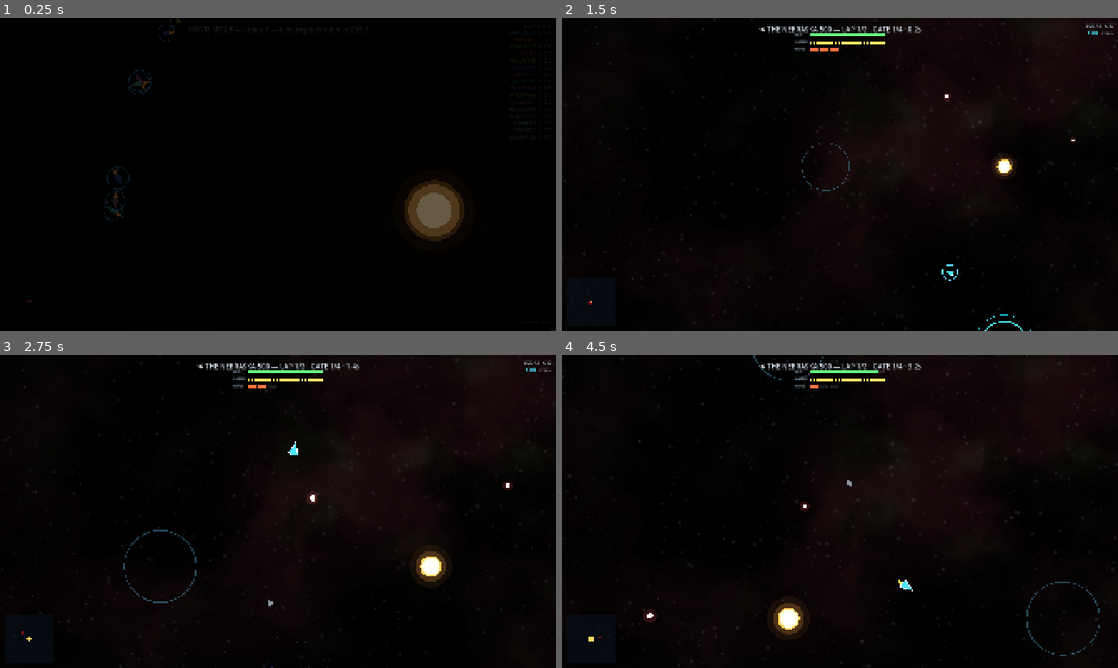
Above: before the commit, frames 1-4 (two rows, left to right).
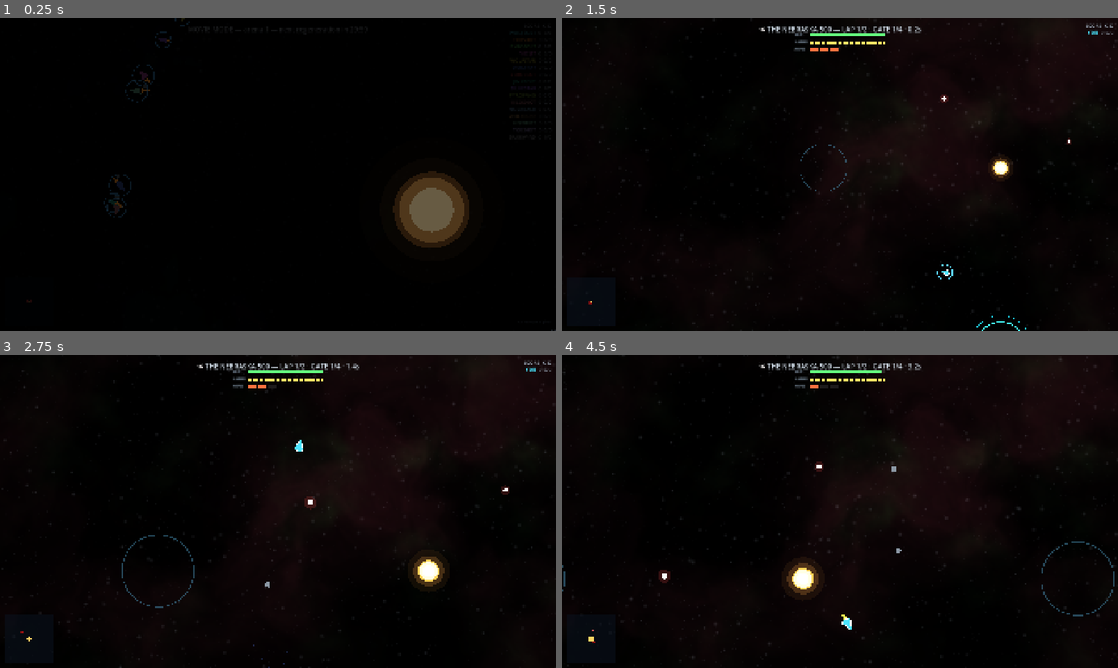
Above: after the commit, the same moments.

Repository: CryptoJones/XSpaceWar-AI
Game: Godot game, scene res://src/ui/main.tscn
The game is run twice, just before and just after one commit, with the same random seed, the same clock (stepped at 60 frames per second) and the same inputs.
Inputs (mouse positions are in pixels of both pictures, inside the frame that each line leads up to):
- Up to frame 1 (0.25 s): no input
- Up to frame 2 (1.5 s): tap Enter at 0.5 s; move the mouse to (962, 158) at 0.52 s; hold D (xsw_turn_right) 0.53-1.25 s; hold Space (xsw_fire) 0.53-1.25 s; click (962, 158) at 0.67 s; click (906, 96) at 1.25 s
- Up to frame 3 (2.75 s): move the mouse to (166, 527) at 2.02 s; hold Down from 2.03 s (still down); tap Shift (xsw_hyper) at 2.1 s
- Up to frame 4 (4.5 s): move the mouse to (895, 442) at 2.77 s; release Down at 2.78 s; hold D (xsw_turn_right) 2.78-3.53 s; hold S (xsw_mine) 2.78-3.53 s; move the mouse to (812, 574) at 3.52 s; hold W (xsw_thrust) 3.53-4.28 s; tap K (xsw_toggle_feed) at 3.6 s; click (812, 574) at 3.67 s; move the mouse to (1006, 558) at 4.27 s; hold A (xsw_turn_left) from 4.28 s (still down); hold B (xsw_toggle_score) from 4.28 s (still down)

The runs differ from the first frame. In frame 1, 2.3% of the frame differs, in the area x 18-85%, y 0-74%; in frame 2, 0.5%; in frame 3, 1.0%; in frame 4, 1.9%.

Commit message:
feat: retune gameplay feel for snappier, more forgiving dogfights
Same honest Newtonian physics (pure 1/r^2 gravity, no drag, conserved
momentum, toroidal wrap, eternal torpedoes) — only SimConfig constants
changed, so host/clients/AI/replays stay bit-for-bit in sync and star
mass still auto-scales off thrust.

- turn 3.4->4.2, thrust 900->1150
- fuel 100->130 (burn 12->11, regen 6->8)
- ammo 24->32 (regen 1.5->1.2s)
- fire cooldown 0.5->0.35s, torpedo 700->900
- respawn 6->4s, hyperspace risk 8%+5% -> 5%+3%
- spawn ring 1100->1250

All suites green: sim 25, combat 13, bot 14, gameplay 65, net 67,
relay 17, audio 10, i18n 38, aim 11, scene smoke.

Diff:
--- a/server/dedicated_main.gd
+++ b/server/dedicated_main.gd
@@ -17,7 +17,7 @@
 ##   --time MIN       match clock, 0=off    --lives N       0=unlimited
 ##   --hazard 0-100   asteroid level        --star 5-100    star size (25=classic)
 ##   --planets 0-12   (default 2)           --map 4000-160000 arena edge
-##   --respawn SEC    1-15 (default 6)      --edges          lethal boundary
+##   --respawn SEC    1-15 (default 4)      --edges          lethal boundary
 ##   --reclaim        TRUSTED servers: rejoining with the same name kicks
 ##                    the old session (ghosts) and inherits its ship/score.
 ##                    Leave OFF for public servers — names are not identity.
@@ -71,7 +71,7 @@
 	session.star_scale = clampf(float(a.get("star", "25")) / 25.0, 0.2, 4.0)
 	session.planet_count = int(a.get("planets", "2"))
 	session.map_size = clampf(float(a.get("map", "40000")), 4000.0, 160000.0)
-	session.respawn_seconds = float(a.get("respawn", "6"))
+	session.respawn_seconds = float(a.get("respawn", "4"))
 	session.lethal_edges = a.has("edges")
 	var mode := GameSession.Mode.TEAM if String(a.get("mode", "ffa")) == "team" else GameSession.Mode.FFA
 	session.start_skirmish(clampi(int(a.get("ships", "12")), 2, 16), mode,
--- a/src/gameplay/game_session.gd
+++ b/src/gameplay/game_session.gd
@@ -42,7 +42,7 @@
 var score_limit := 10              ## 0 = endless
 var time_limit := 0.0              ## seconds; 0 = no clock
 var hazard := 0.3                  ## asteroid slider 0..1 (1 = every 3rd cell)
-var respawn_seconds := 6.0         ## death cooldown (player-configurable)
+var respawn_seconds := 4.0         ## death cooldown (player-configurable)
 var torpedo_lifetime := 0.0        ## seconds before a torpedo fizzles (0 = unlimited)
 var mine_lifetime := 25.0          ## seconds before a mine fizzles (0 = unlimited)
 var mine_arm_seconds := 3.0        ## proximity fuse inert until this age (3..30)
@@ -97,7 +97,7 @@
 	# boundary or 1s respawn from the last match would contaminate it).
 	lethal_edges = false
 	friendly_fire = false
-	respawn_seconds = 6.0
+	respawn_seconds = 4.0
 	score_limit = 0
 	time_limit = 0.0
 	num_ships = _rng.randi_range(6, 16)
--- a/src/sim/sim_config.gd
+++ b/src/sim/sim_config.gd
@@ -20,16 +20,16 @@
 
 # --- Ship ---
 var ship_radius: float = 12.0
-var turn_rate: float = 3.4              ## radians / second
-var thrust_accel: float = 900.0         ## world units / second^2
-var max_fuel: float = 100.0
-var thrust_fuel_per_sec: float = 12.0
-var fuel_regen_per_sec: float = 6.0
-var max_ammo: int = 24
-var ammo_regen_interval: float = 1.5    ## seconds per +1 torpedo
+var turn_rate: float = 4.2              ## radians / second (snappier dogfighting)
+var thrust_accel: float = 1150.0        ## world units / second^2 (heroic, not hopeless)
+var max_fuel: float = 130.0
+var thrust_fuel_per_sec: float = 11.0
+var fuel_regen_per_sec: float = 8.0
+var max_ammo: int = 32
+var ammo_regen_interval: float = 1.2    ## seconds per +1 torpedo
 var spawn_grace: float = 1.5            ## seconds of invulnerability after (re)spawn
-var spawn_orbit_radius: float = 1100.0
-var respawn_time: float = 6.0
+var spawn_orbit_radius: float = 1250.0
+var respawn_time: float = 4.0
 var lives: int = 0                      ## deaths before elimination (0 = unlimited)
 
 ## ---- Wire serialization -------------------------------------------------
@@ -66,9 +66,9 @@
 	return cfg
 
 # --- Torpedoes ---
-var fire_cooldown: float = 0.5          ## 2 shots / second (matches the original feel)
+var fire_cooldown: float = 0.35         ## ~3 shots / second (busier dogfights)
 var torpedo_radius: float = 4.0
-var torpedo_speed: float = 700.0        ## muzzle speed added to ship velocity
+var torpedo_speed: float = 900.0        ## muzzle speed added to ship velocity
 var torpedo_life: float = 0.0           ## 0 = NEVER expires (Aaron's rule: fly until impact)
 var torpedo_gravity: bool = true        ## modern accuracy: gravity affects torpedoes too
 
@@ -92,8 +92,8 @@
 
 # --- Hyperspace ---
 var hyperspace_cooldown: float = 4.0
-var hyperspace_base_risk: float = 0.08  ## self-destruct chance, grows per use
-var hyperspace_risk_per_use: float = 0.05
+var hyperspace_base_risk: float = 0.05  ## self-destruct chance, grows per use
+var hyperspace_risk_per_use: float = 0.03
 
 # --- Modes / scoring ---
 var friendly_fire: bool = false
--- a/src/ui/main.gd
+++ b/src/ui/main.gd
@@ -517,7 +517,7 @@
 		func(x: float) -> String: return tr("endless") if int(x) == 0 else str(int(x)))
 	_time_slider = _slider_row(grid, "Time limit", 0, 30, 1, 0,
 		func(x: float) -> String: return tr("no clock") if int(x) == 0 else tr("%d min") % int(x))
-	_respawn_slider = _slider_row(grid, "Respawn", 1, 15, 1, 6,
+	_respawn_slider = _slider_row(grid, "Respawn", 1, 15, 1, 4,
 		func(x: float) -> String: return tr("%d s") % int(x))
 	_lives_slider = _slider_row(grid, "Lives", 0, 64, 1, 0,
 		func(x: float) -> String: return tr("unlimited") if int(x) == 0 else str(int(x)))
@@ -1532,7 +1532,7 @@
 		_ships_slider.set_value_no_signal(float(cfg.get_value("match", "ships", 8.0)))
 		_limit_slider.set_value_no_signal(float(cfg.get_value("match", "score_limit", 10.0)))
 		_time_slider.set_value_no_signal(float(cfg.get_value("match", "time_limit", 0.0)))
-		_respawn_slider.set_value_no_signal(float(cfg.get_value("match", "respawn", 6.0)))
+		_respawn_slider.set_value_no_signal(float(cfg.get_value("match", "respawn", 4.0)))
 		_torpedo_life_slider.set_value_no_signal(float(cfg.get_value("match", "torpedo_life", 0.0)))
 		_mine_arm_slider.set_value_no_signal(float(cfg.get_value("match", "mine_arm", 3.0)))
 		_mine_life_slider.set_value_no_signal(float(cfg.get_value("match", "mine_life", 25.0)))
Not shown, changed: CHANGELOG.md
